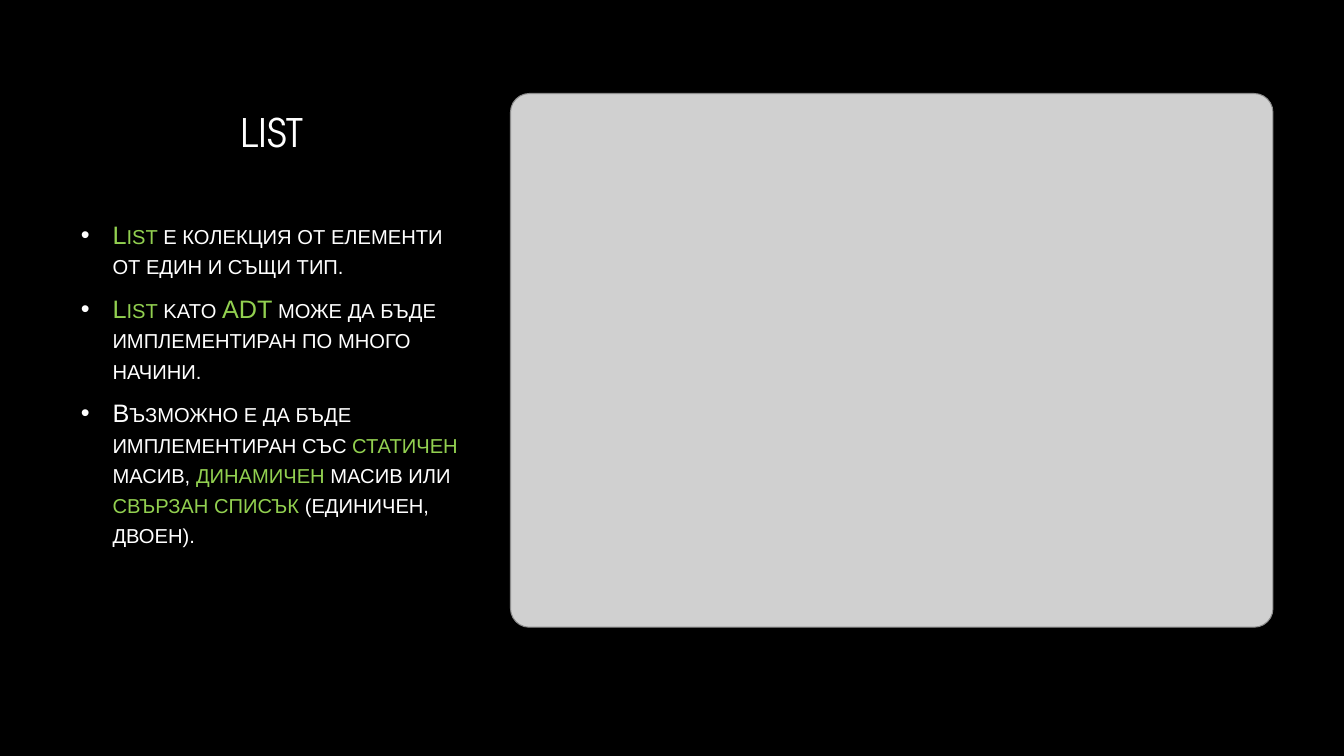
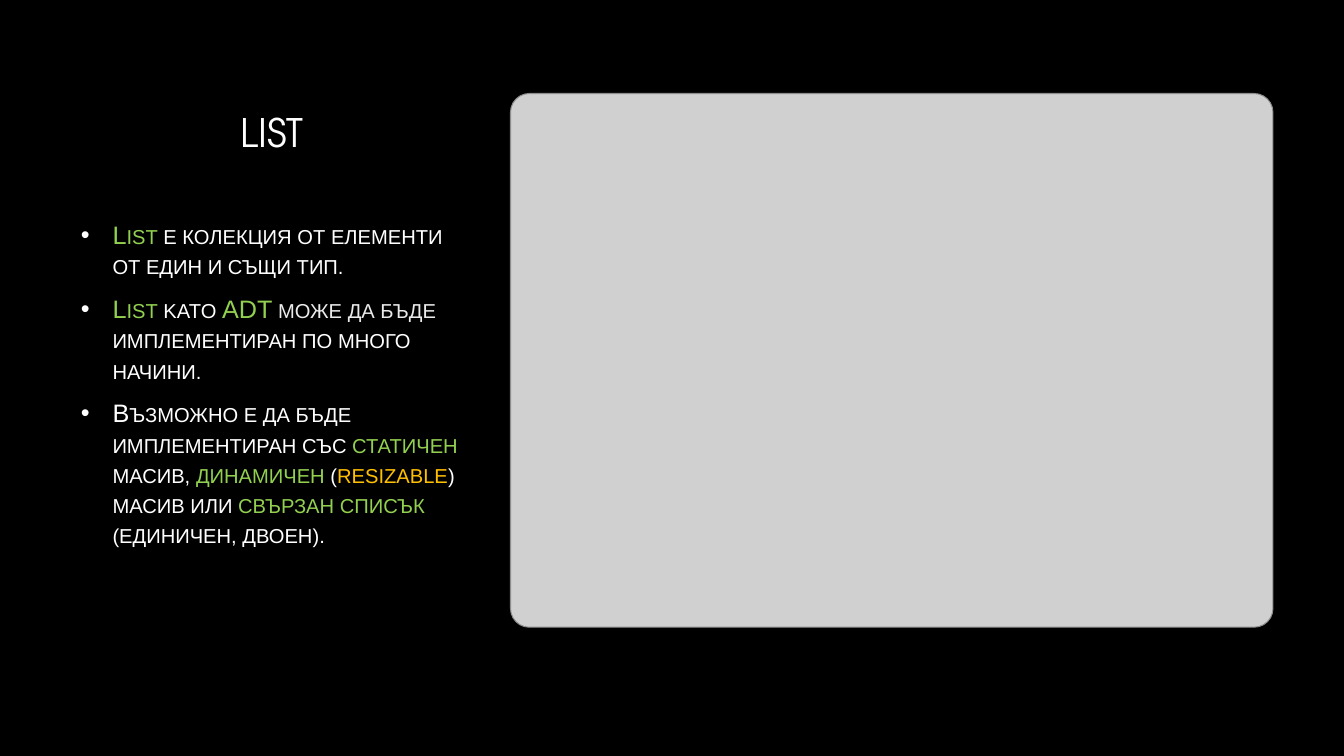
Before and after one commit to velizar92/CSharp-Programming-Presentations, a slide deck: slide 5 of Linear Data Structures.pptx. Drawn at 1344x756 pixels with LibreOffice and Linux fonts; fonts in the diff are those of the drawing; grey boxes stand for pictures; background and template pictures are left out. Boxes give left, top, right and bottom in pixels: in the first picture for what was removed or moved away, otherwise in the second. Text is boxed around its words. In the diff, an @@ line names an element or a change of style, - is before the commit and + after.

```diff
--- a/Linear Data Structures.pptx
+++ b/Linear Data Structures.pptx
@@ text at (113,300,436,379): text colour gradient #FFFFFF to #BFBFBF to #EBEBEB in "може да бъде" @@
@@ text at (113,408,458,547): text changed @@
-• Възможно е да бъде имплементиран със статичен масив, динамичен масив или свързан списък (единичен, двоен).
+• Възможно е да бъде имплементиран със статичен масив, динамичен (resizable) масив или свързан списък (единичен, двоен).
```
Also in this commit, not shown: 5 other slides changed, 6 slides added.
